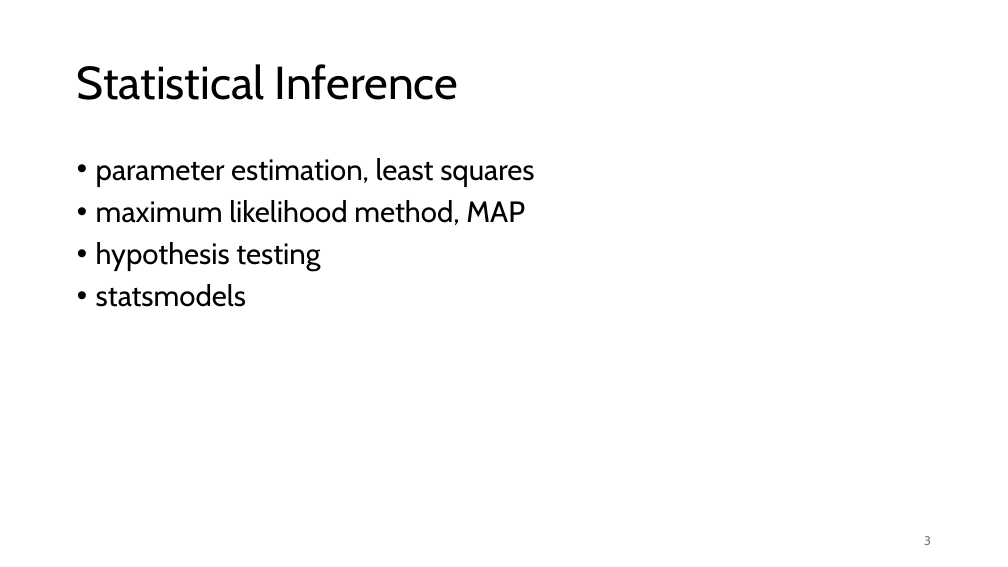
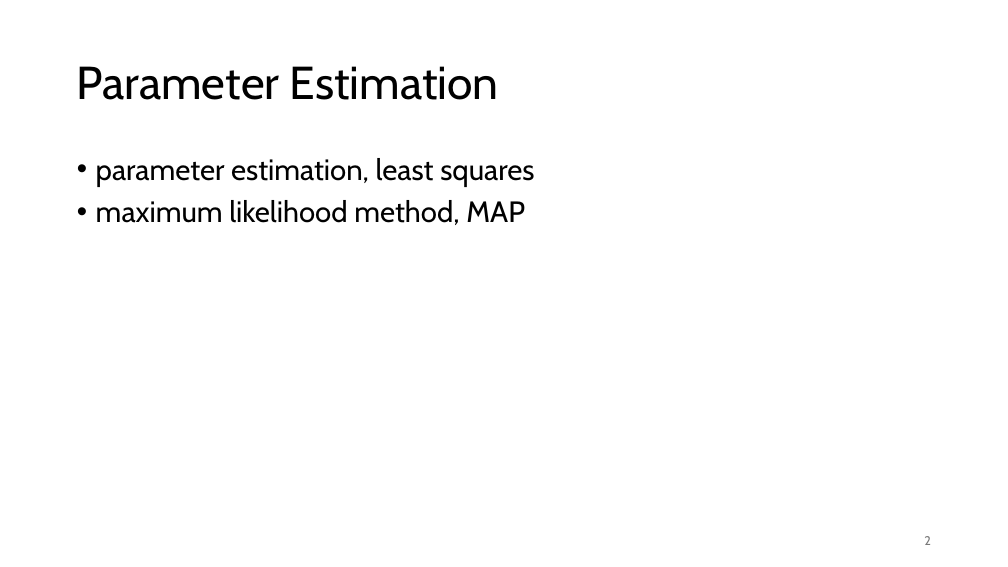
Before and after one commit to FelixWick/data_science, a slide deck: slide 2 of slides/4_statistical_inference.pptx (slide 3 before the commit). Drawn at 1008x567 pixels with LibreOffice and Linux fonts; fonts in the diff are those of the drawing. Boxes give left, top, right and bottom in pixels: in the first picture for what was removed or moved away, otherwise in the second. Text is boxed around its words. In the diff, an @@ line names an element or a change of style, - is before the commit and + after.

```diff
--- a/slides/4_statistical_inference.pptx
+++ b/slides/4_statistical_inference.pptx
@@ title at (77, 66, 499, 100): text changed @@
-Statistical Inference
+Parameter Estimation
@@ text at (96, 242, 320, 307): paragraphs removed @@
-• hypothesis testing
-• statsmodels
@@ page number at (924, 536, 931, 545): text changed @@
-3
+2
```
Also in this commit, not shown: 1 other slide changed, 5 slides removed, 13 other files.
